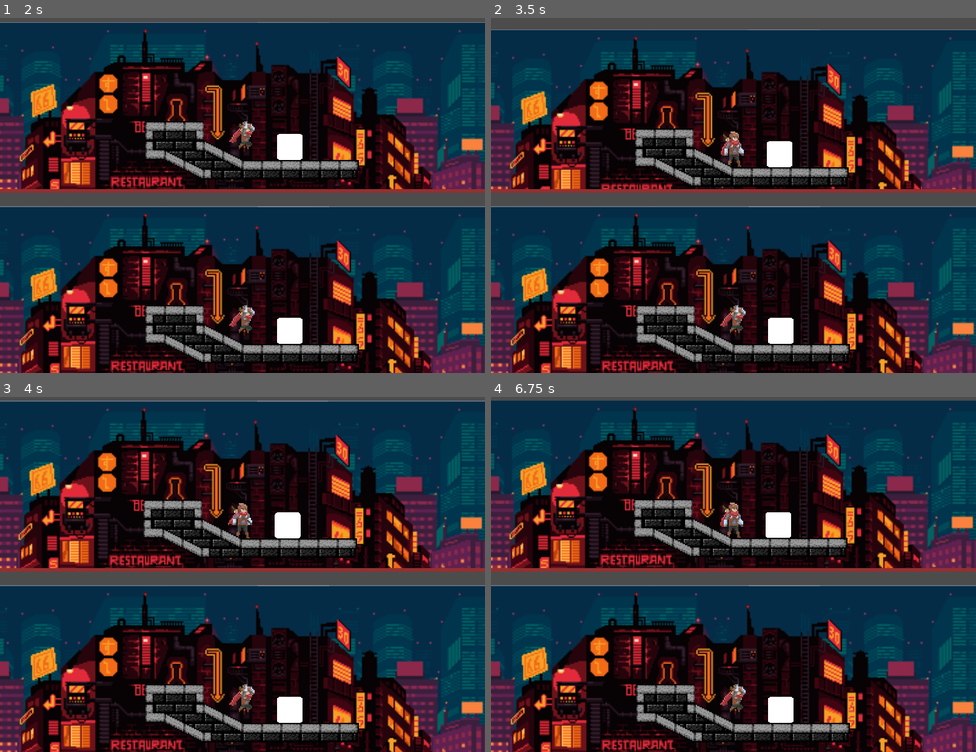
Above: before the commit, frames 1-4 (two rows, left to right).
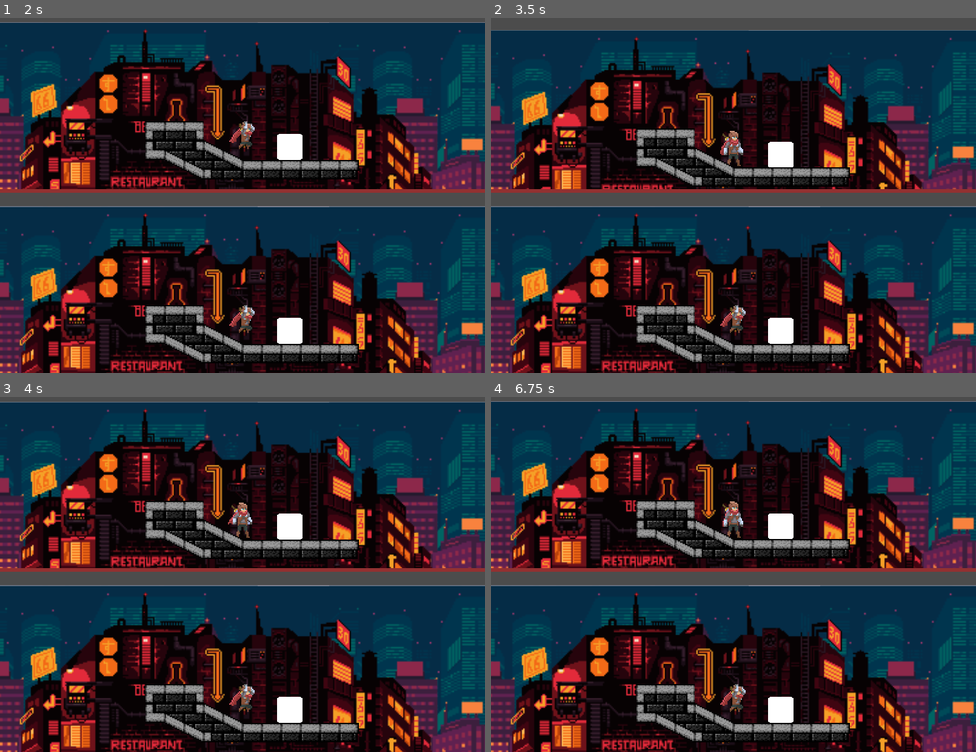
Above: after the commit, the same moments.

Repository: J-Vernay/wonderjam-hiver2021
Game: Godot game, scene res://TestZone/MainScene.tscn
The game is run twice, just before and just after one commit, with the same random seed, the same clock (stepped at 60 frames per second) and the same inputs. The engine's default icon, where the game draws it, is replaced by a stand-in: a white triangle on a blue panel in a dark square.
Inputs:
- Up to frame 1 (2 s): tap Enter at 1.25 s
- Up to frame 2 (3.5 s): tap Space at 2 s
- Up to frame 3 (4 s): no input
- Up to frame 4 (6.75 s): no input

Frame 1 is identical in both runs. In frame 2, 6.3% of the frame differs, in the area x 0-100%, y 3-49%; in frame 3, 11%; in frame 4, 11%, in the area x 0-100%, y 1-49%.

Commit message:
Fixed collisions

Diff:
--- a/TestZone/Debris.gd
+++ b/TestZone/Debris.gd
@@ -2,3 +2,4 @@
 
 func _ready():
 	scale = Vector2(rand_range(0.5, 1.5), rand_range(0.5, 1.5))
+	add_to_group("pushables", true)
--- a/TestZone/Player.gd
+++ b/TestZone/Player.gd
@@ -10,6 +10,7 @@
 const AIRCONTROLRATIO = 0.1
 const GRAVITY = 600
 const JUMPFORCE = 400
+const PUSH = 70
 
 var velocity : Vector2
 var disableImpulse = false
@@ -40,6 +41,13 @@
 			States.Attack:
 				AttackProcess(delta)
 
+func DoCustomMove(do_snap):
+	velocity = move_and_slide_with_snap(velocity, int(do_snap)*SNAPVECTOR, VECTOR_UP, true, 4, deg2rad(50), false)
+	for index in get_slide_count():
+		var collision = get_slide_collision(index)
+		if (collision.collider.is_in_group("pushables")):
+			collision.collider.apply_central_impulse(-collision.normal * PUSH)
+
 
 func IdleProcess(delta):
 	var right = Input.is_action_pressed(getMyInput("Right"))
@@ -63,7 +71,7 @@
 		setState(States.Jump)
 
 	velocity.y += GRAVITY * delta
-	velocity = move_and_slide_with_snap(velocity, SNAPVECTOR, VECTOR_UP, true, 4, 0.872665, false)
+	DoCustomMove(true)
 
 	if(attack):
 		slash(getDirection(up, right, down, left))
@@ -91,7 +99,7 @@
 		velocity.y = -JUMPFORCE
 		setState(States.Jump)
 	velocity.y += GRAVITY * delta
-	velocity = move_and_slide_with_snap(velocity, SNAPVECTOR, VECTOR_UP, true, 4, 0.872665, false)
+	DoCustomMove(true)
 
 	if(!is_on_floor()):
 		setState(States.Fall)
@@ -117,7 +125,8 @@
 		velocity.x = lerp(velocity.x, 0, FRICTION * AIRCONTROLRATIO)
 
 	velocity.y += GRAVITY * delta
-	velocity = move_and_slide(velocity, VECTOR_UP)
+	DoCustomMove(false)
+	#velocity = move_and_slide(velocity, VECTOR_UP)
 	if(velocity.y >= 0):
 		setState(States.Fall)
 
@@ -142,7 +151,8 @@
 		velocity.x = lerp(velocity.x, 0, FRICTION * AIRCONTROLRATIO)
 
 	velocity.y += GRAVITY * delta
-	velocity = move_and_slide(velocity, VECTOR_UP)
+	DoCustomMove(true)
+	#velocity = move_and_slide(velocity, VECTOR_UP)
 	if(is_on_floor()):
 		setState(States.Walk)
 
@@ -169,7 +179,9 @@
 	if(jump && is_on_floor()):
 		velocity.y = -JUMPFORCE
 	velocity.y += GRAVITY * delta
-	velocity = move_and_slide(velocity, VECTOR_UP)
+
+	DoCustomMove(true)
+	#velocity = move_and_slide(velocity, VECTOR_UP)
 
 	if(attack):
 		slash(getDirection(up, right, down, left))
@@ -193,7 +205,8 @@
 	if(jump && is_on_floor()):
 		velocity.y = -JUMPFORCE
 	velocity.y += GRAVITY * delta
-	velocity = move_and_slide(velocity, VECTOR_UP)
+
+	DoCustomMove(true)#velocity = move_and_slide(velocity, VECTOR_UP)
 
 	if(disableImpulse):
 		$ImpulseZone/CollisionShape2D.disabled = true
--- a/TestZone/World.tscn
+++ b/TestZone/World.tscn
@@ -714,7 +714,9 @@
 [node name="Player" parent="." instance=ExtResource( 1 )]
 position = Vector2( -96, -72 )
 
-[node name="Debris" parent="." instance=ExtResource( 4 )]
+[node name="Debris" parent="." groups=[
+"pushables",
+] instance=ExtResource( 4 )]
 position = Vector2( 21, -36 )
 mass = 1.0
 
